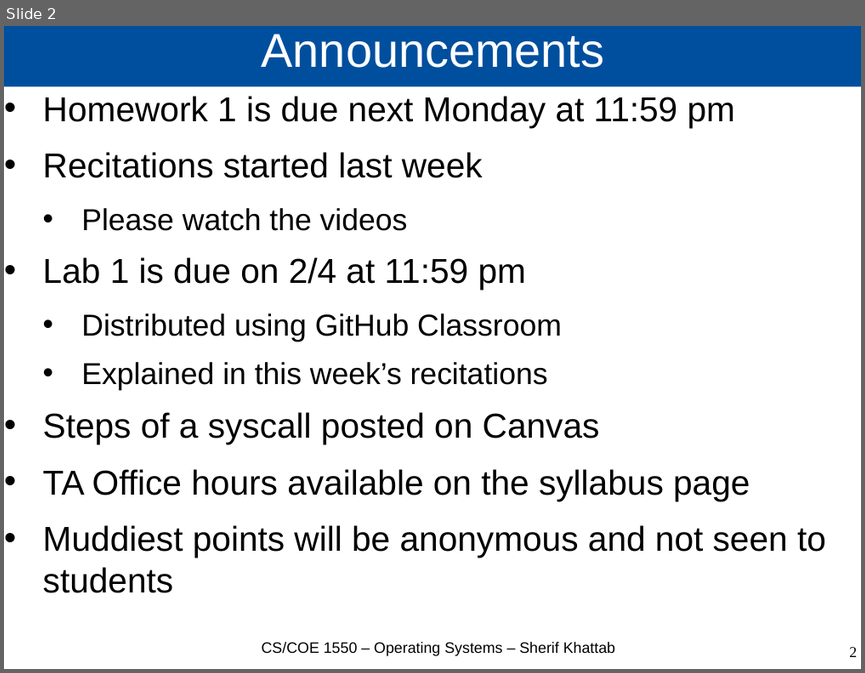
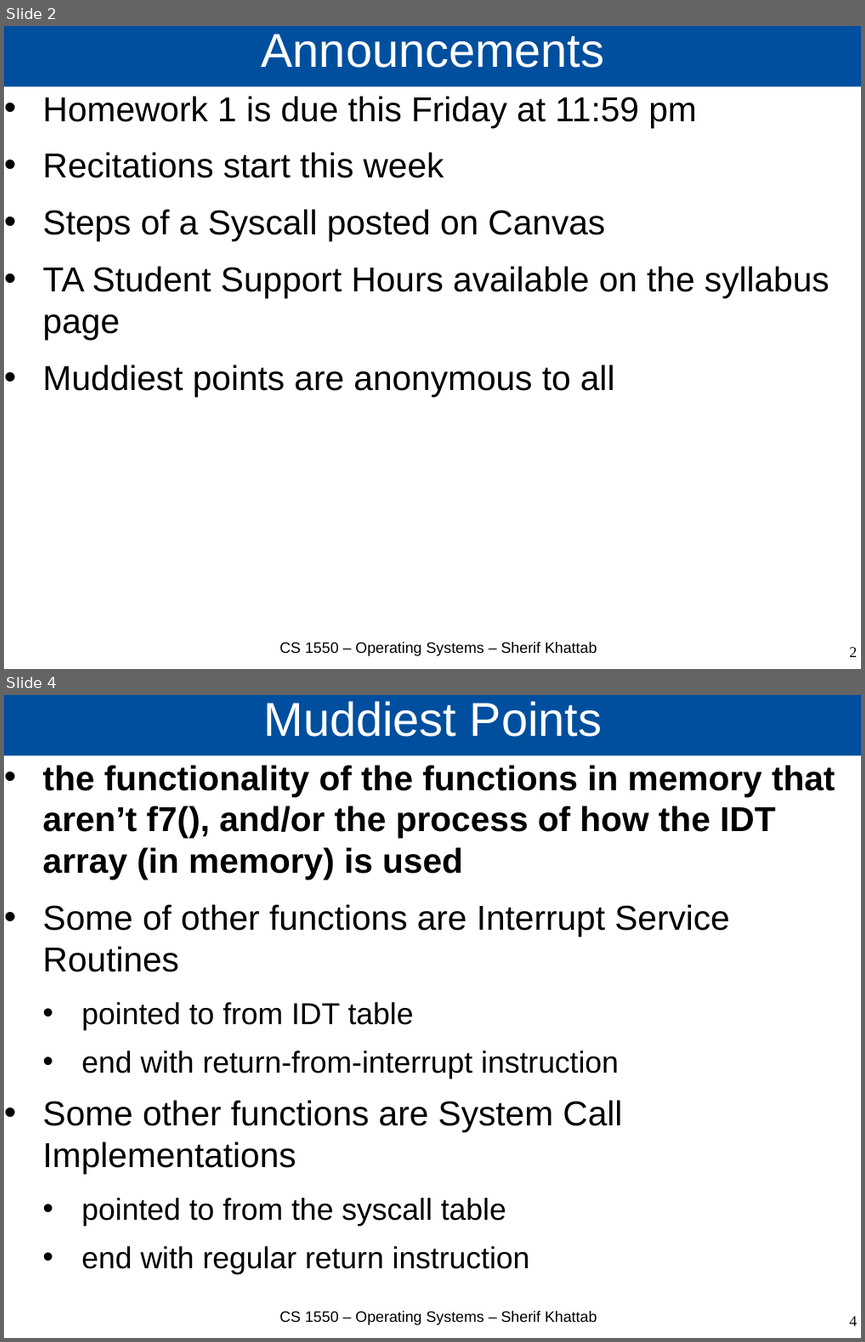
Before and after one commit to cs1550-2244/cs1550-code-handouts, a slide deck: DraftSlides/Lecture2.pptx. Shown one above the other, each under a label of ours: slide 2 before the commit, slides 2 and 4 after it; the slides between them are not shown. The pictures are 865x673 and 865x1342 pixels, drawn with LibreOffice and Linux fonts; fonts in the diff are those of the drawing. Boxes give left, top, right and bottom in pixels: in the first picture for what was removed or moved away, otherwise in the second. Text is boxed around its words. In the diff, an @@ line names an element or a change of style, - is before the commit and + after.

```diff
--- a/DraftSlides/Lecture2.pptx
+++ b/DraftSlides/Lecture2.pptx
@@ slide 4 added at <box>4,695,861,1338</box>, background #FFFFFF @@
@@ title added at <box>4,695,861,756</box>, fill #004F9E, 44 pt, text #FFFFFF @@
+Muddiest Points
@@ text added at <box>43,765,834,1274</box>, 32 pt, text #000000 @@
+• the functionality of the functions in memory that aren’t f7(), and/or the process of how the IDT array (in memory) is used
+• Some of other functions are Interrupt Service Routines
+  • pointed to from IDT table
+  • end with return-from-interrupt instruction
+• Some other functions are System Call Implementations
+  • pointed to from the syscall table
+  • end with regular return instruction
@@ text added at <box>279,1310,596,1325</box>, 14 pt, text #000000 @@
+CS 1550 – Operating Systems – Sherif Khattab
@@ page number added at <box>849,1315,857,1326</box>, 14 pt, text #000000 @@
+4
@@ slide 2 changed as well @@
@@ text at <box>43,96,829,397</box>: text changed @@
-• Homework 1 is due next Monday at 11:59 pm
-• Recitations started last week
-  • Please watch the videos
-• Lab 1 is due on 2/4 at 11:59 pm
-  • Distributed using GitHub Classroom
-  • Explained in this week’s recitations
-• Steps of a syscall posted on Canvas
-• TA Office hours available on the syllabus page
-• Muddiest points will be anonymous and not seen to students
+• Homework 1 is due this Friday at 11:59 pm
+• Recitations start this week
+• Steps of a Syscall posted on Canvas
+• TA Student Support Hours available on the syllabus page
+• Muddiest points are anonymous to all
@@ text at <box>279,641,596,656</box>: text changed @@
-CS/COE 1550 – Operating Systems – Sherif Khattab
+CS 1550 – Operating Systems – Sherif Khattab
```
Also in this commit, not shown: 17 other slides changed, 10 other slides added, 2 other files.
